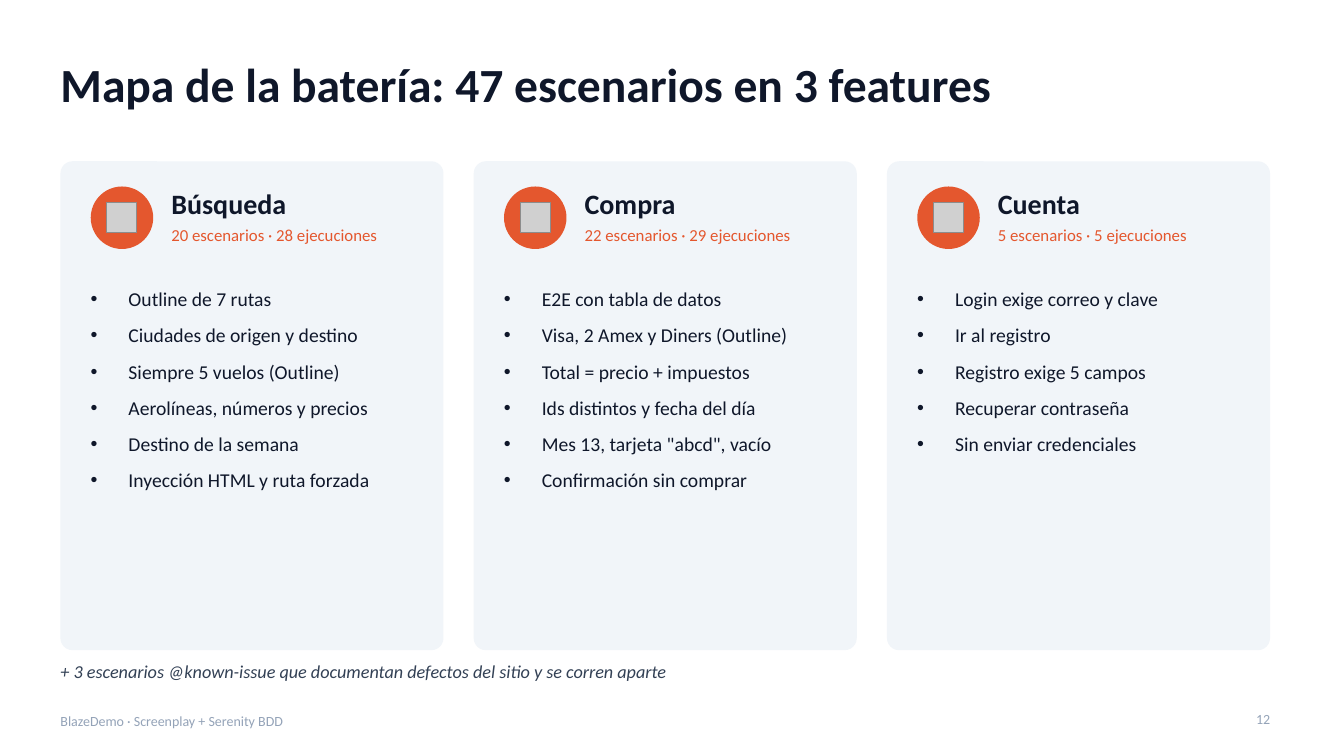
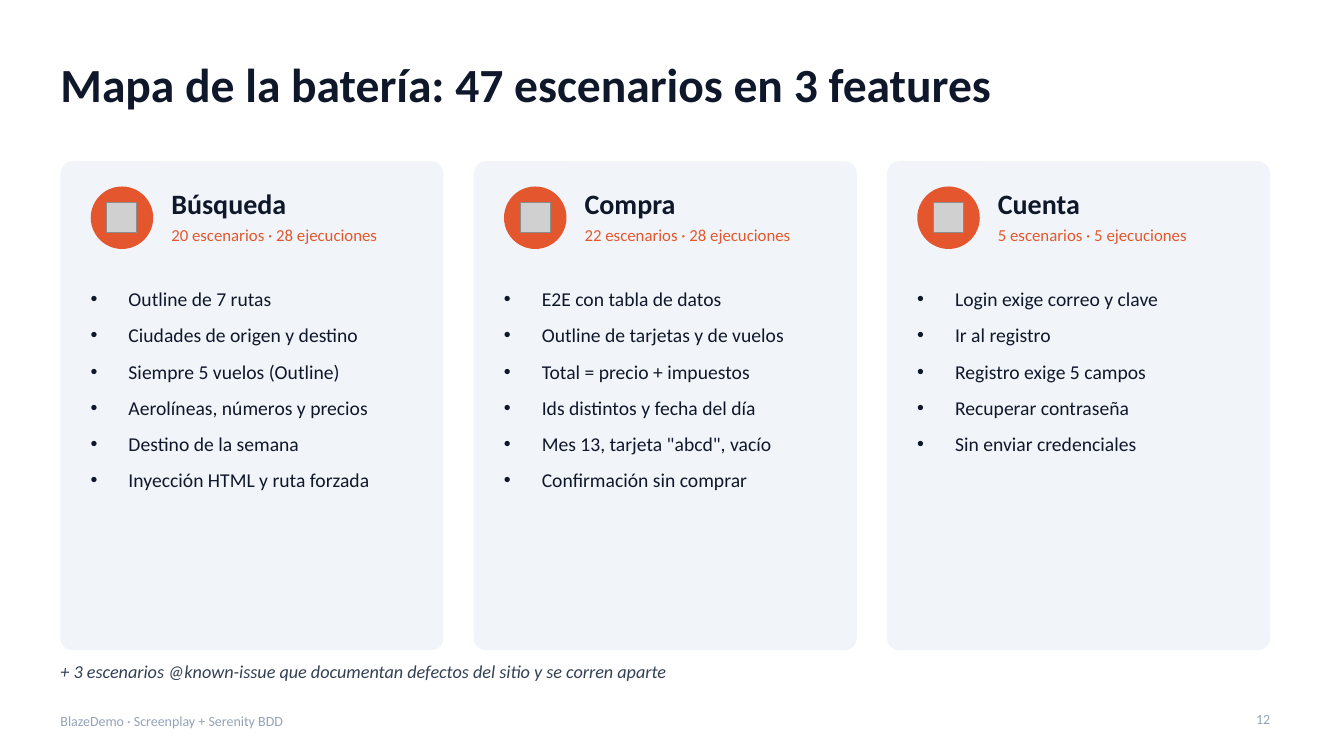
Before and after one commit to Santiagodutr/blazedemo-screenplay-serenity, a slide deck: slide 12 of presentacion/BlazeDemo_Screenplay_Sustentacion.pptx. Drawn at 1344x756 pixels with LibreOffice and Linux fonts; fonts in the diff are those of the drawing; grey boxes stand for pictures. Boxes give left, top, right and bottom in pixels: in the first picture for what was removed or moved away, otherwise in the second. Text is boxed around its words. In the diff, an @@ line names an element or a change of style, - is before the commit and + after.

```diff
--- a/presentacion/BlazeDemo_Screenplay_Sustentacion.pptx
+++ b/presentacion/BlazeDemo_Screenplay_Sustentacion.pptx
@@ text at bbox=[585, 229, 790, 244]: text changed @@
-22 escenarios · 29 ejecuciones
+22 escenarios · 28 ejecuciones
@@ text at bbox=[542, 328, 783, 346]: text changed @@
-• Visa, 2 Amex y Diners (Outline)
+• Outline de tarjetas y de vuelos
```
Also in this commit, not shown: 9 other slides changed, 11 other files.
